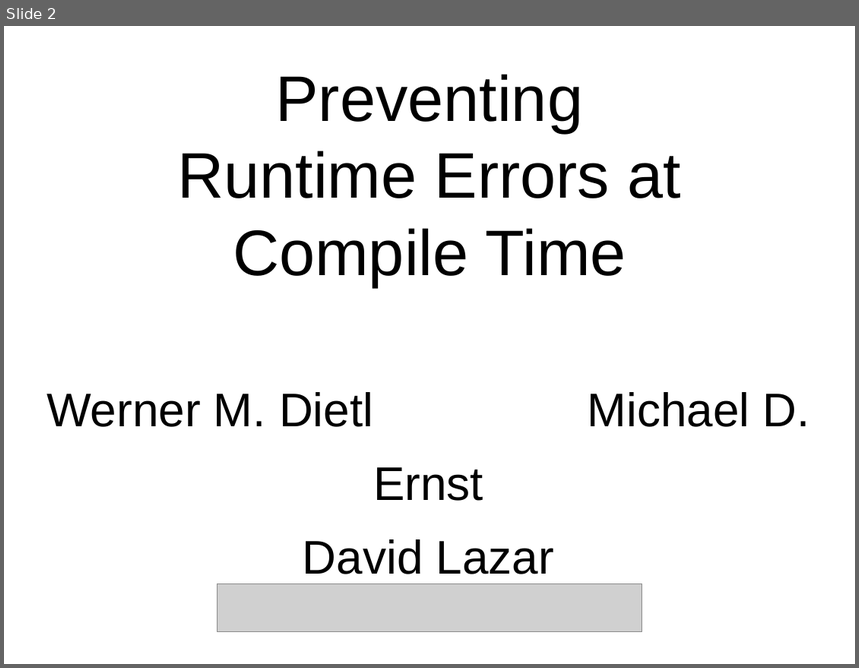
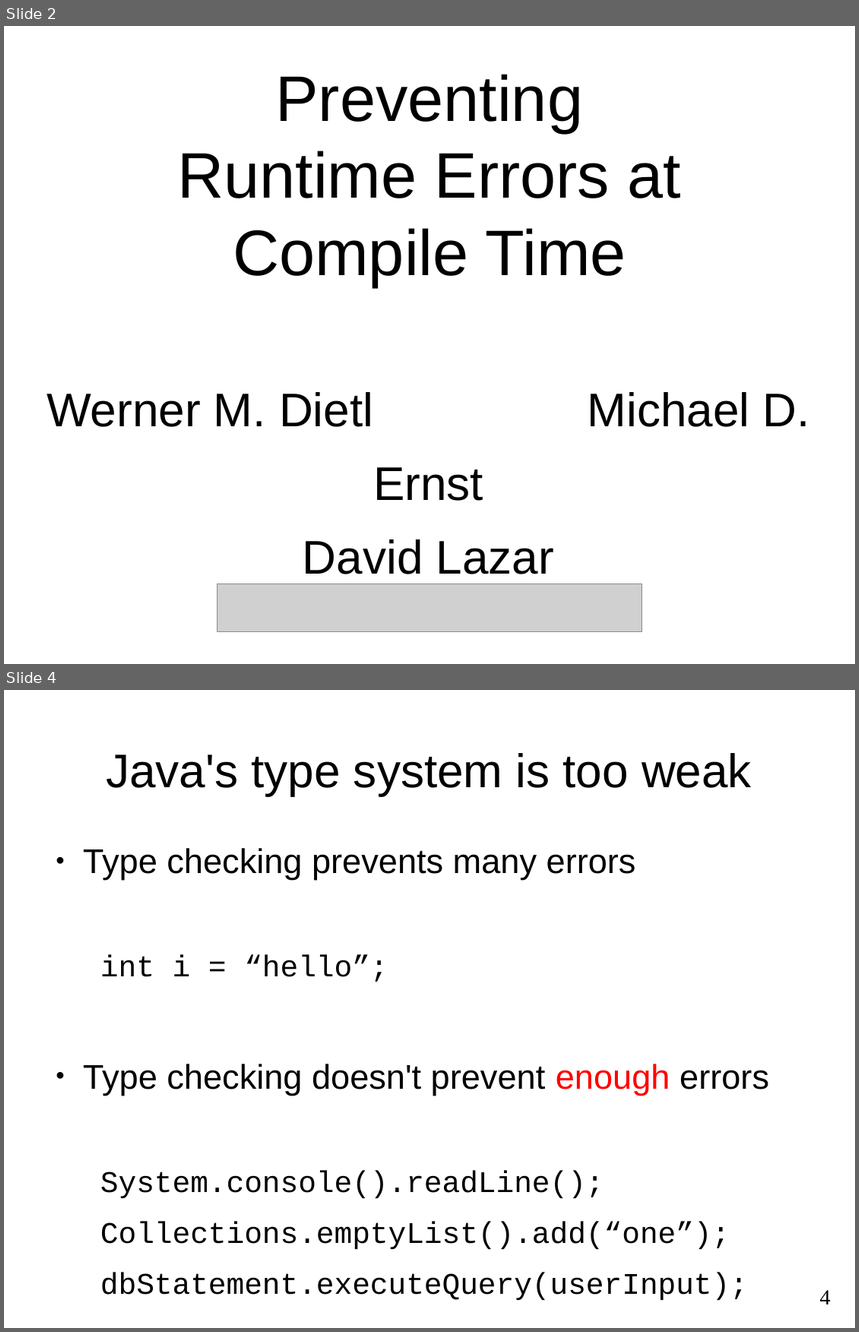
Before and after one commit to reprogrammer/checker-framework, a slide deck: demos/2011-OSBridge/intro.odp. Shown one above the other, each under a label of ours: slide 2 before the commit, slides 2 and 4 after it; the slides between them are not shown. The pictures are 859x668 and 859x1332 pixels, drawn with LibreOffice and Linux fonts; fonts in the diff are those of the drawing; grey boxes stand for pictures. Boxes give left, top, right and bottom in pixels: in the first picture for what was removed or moved away, otherwise in the second. Text is boxed around its words. In the diff, an @@ line names an element or a change of style, - is before the commit and + after.

```diff
--- a/demos/2011-OSBridge/intro.odp
+++ b/demos/2011-OSBridge/intro.odp
@@ slide 4 added at bbox=[4, 690, 855, 1328], background #FFFFFF @@
@@ title added at bbox=[106, 753, 752, 796], 44 pt, text #000000 @@
+Java's type system is too weak
@@ text added at bbox=[83, 848, 769, 1301], 28 pt, text #000000 @@
+● Type checking prevents many errors
+int i = “hello”;
+● Type checking doesn't prevent enough errors
+System.console().readLine();
+Collections.emptyList().add(“one”);
+dbStatement.executeQuery(userInput);
@@ page number added at bbox=[820, 1290, 831, 1305], 20 pt, text #000000 @@
+4
```
Also in this commit, not shown: 6 slides changed, 1 slide removed, 2 other files.
